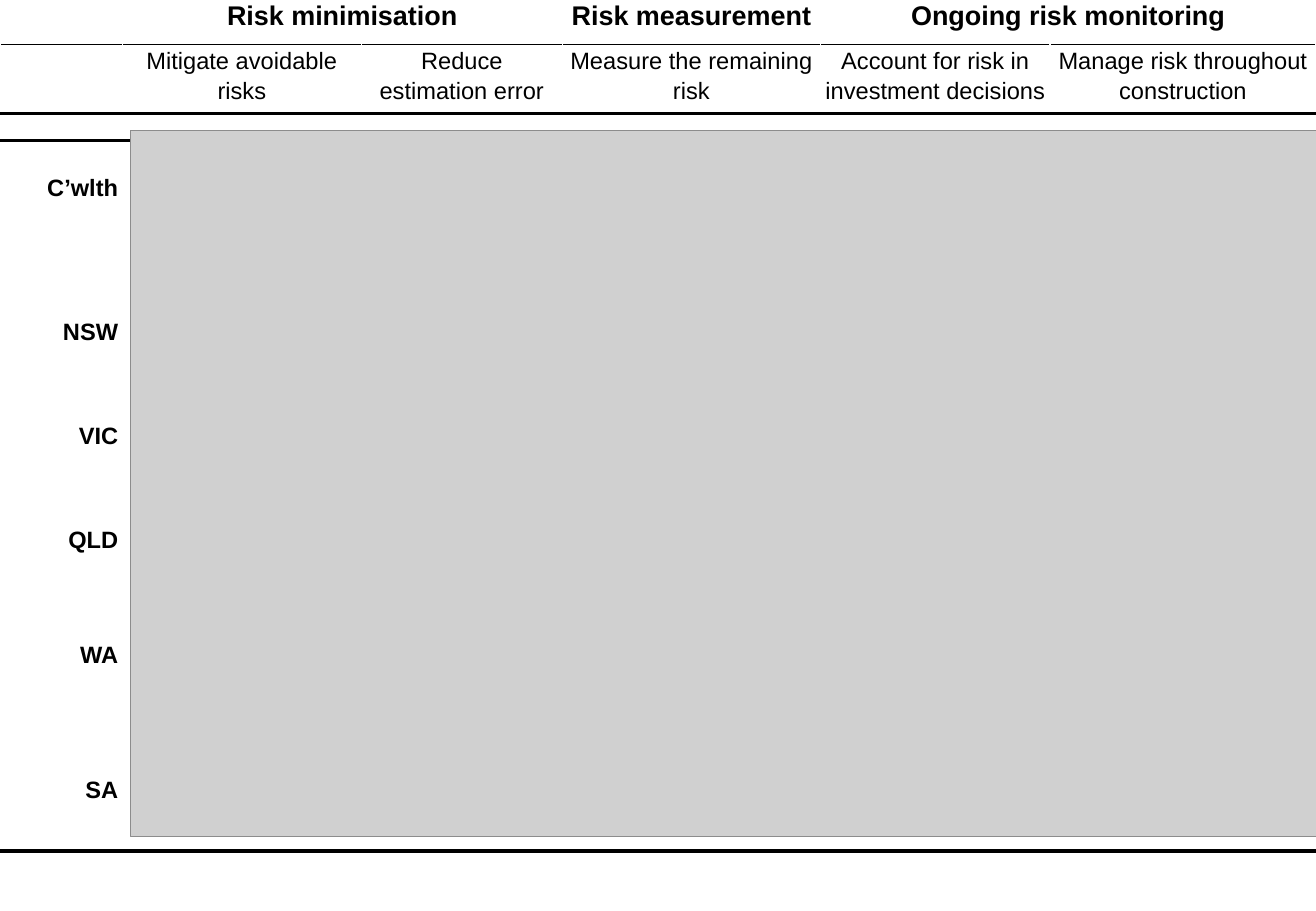
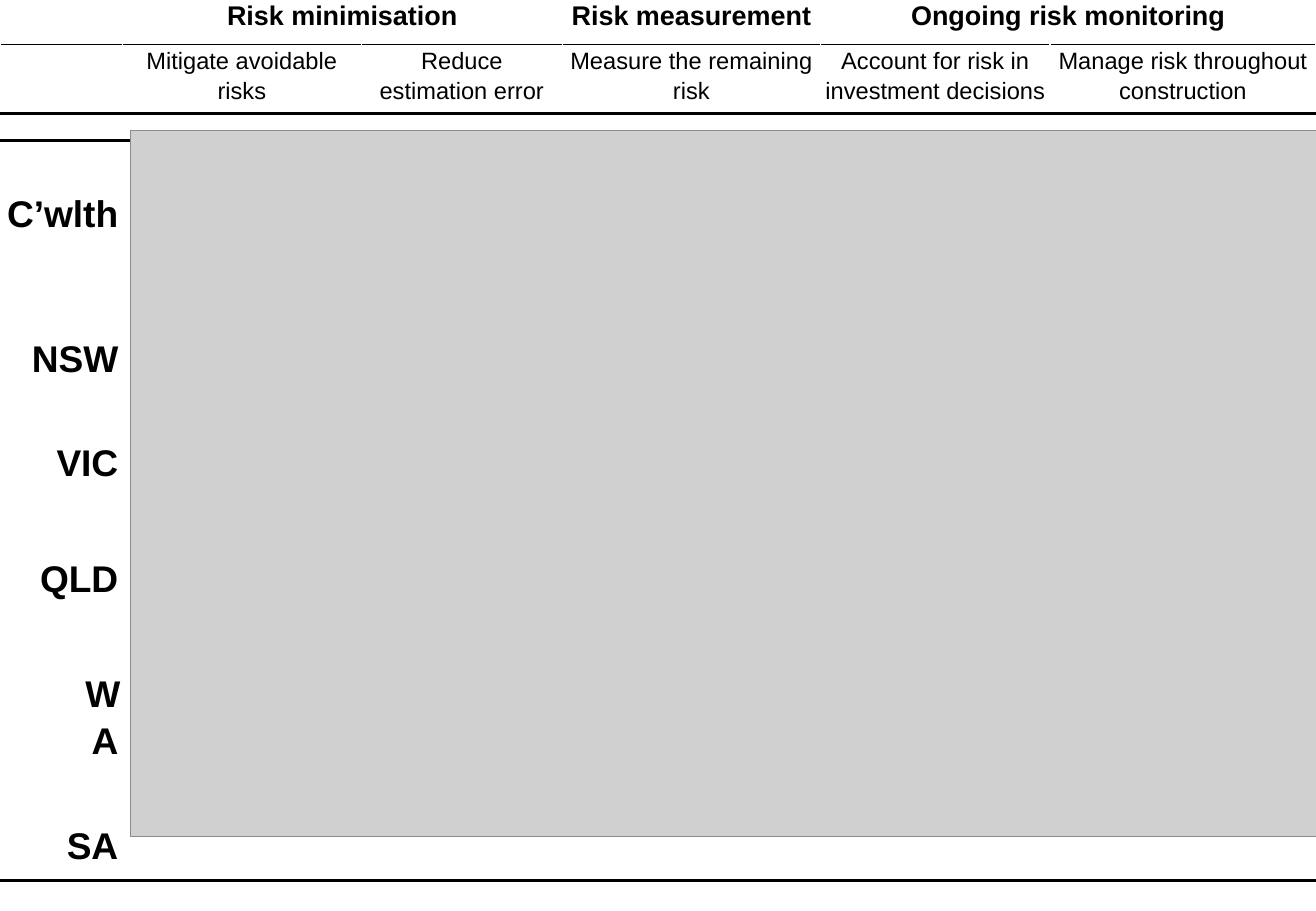
Before and after one commit to grattaninstitute/Cost-overruns-report, a slide deck: slide 1 of atlas/AppendixCharts.pptx. Drawn at 1316x911 pixels with LibreOffice and Linux fonts; fonts in the diff are those of the drawing; grey boxes stand for pictures. Boxes give left, top, right and bottom in pixels: in the first picture for what was removed or moved away, otherwise in the second. Text is boxed around its words. In the diff, an @@ line names an element or a change of style, - is before the commit and + after.

```diff
--- a/atlas/AppendixCharts.pptx
+++ b/atlas/AppendixCharts.pptx
@@ table at box(0, 0, 1316, 898) @@
@@ size 14 to 22 pt in "C’wlth", "NSW", "VIC", "QLD" and 2 more places @@
```
Also in this commit, not shown: 8 other slides changed, 8 other files.
